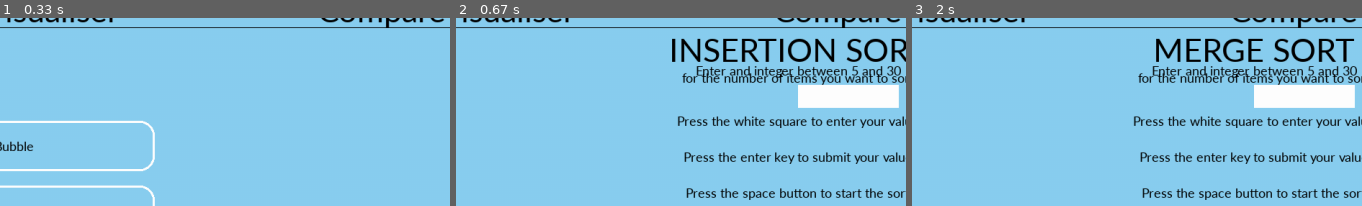
Above: before the commit, frames 1-3 (left to right).
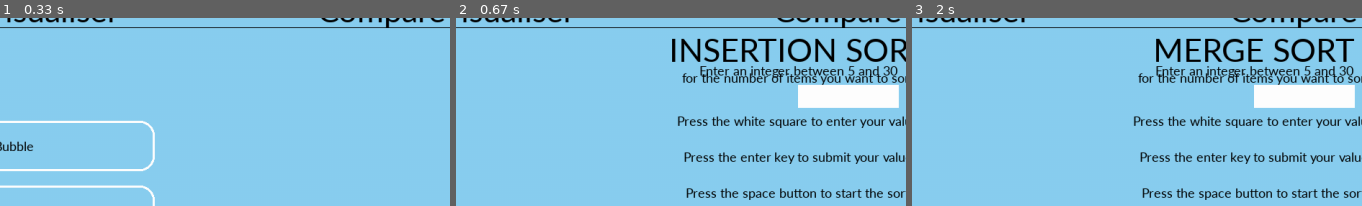
Above: after the commit, the same moments.

Repository: Alexia-MacKenzie/Sorting-Algorithm-Visualiser-Python-Pygame
Game: pygame game, started from visualiser.py
Two runs of this game, one before a commit and one after it. Both use one fixed random seed, a clock stepped at 60 frames per second and the inputs below.
Inputs (mouse positions are % of the whole screen's width and height, from its top left):
- Up to frame 1 (0.33 s): no input
- Up to frame 2 (0.67 s): click (50, 61) at 0.38 s
- Up to frame 3 (2 s): click (60, 90) at 0.72 s; tap Space at 1 s; click "HOME" at 1.38 s; click "Merge" at 1.72 s
The pictures show only the part of the screen within x 50-100%, y 7-57%; the shares and areas given below are measured in that part.

Frame 1 is identical in both runs. In frame 2, 1.3% of the frame differs, in the area x 53-99%, y 25-32%; in frame 3, 1.3%.

Commit message:
Fixed spelling

Diff:
--- a/visualiser.py
+++ b/visualiser.py
@@ -113,10 +113,10 @@
 def sort_page(sort_type="None"):
     if sort_type == "None":
         text = TitleFont.render(f"Comparison Page", True, "black")
-        int_text1 = Buttonfont.render("Enter and integer between 5 and 10", True, "black")
+        int_text1 = Buttonfont.render("Enter an integer between 5 and 10", True, "black")
     else:
         text = TitleFont.render(f"{sort_type.upper()} SORT", True, "black")
-        int_text1 = Buttonfont.render("Enter and integer between 5 and 30", True, "black")
+        int_text1 = Buttonfont.render("Enter an integer between 5 and 30", True, "black")
     textRect = text.get_rect()
     textRect.center = (1100, 100)
     screen.blit(text, textRect)
